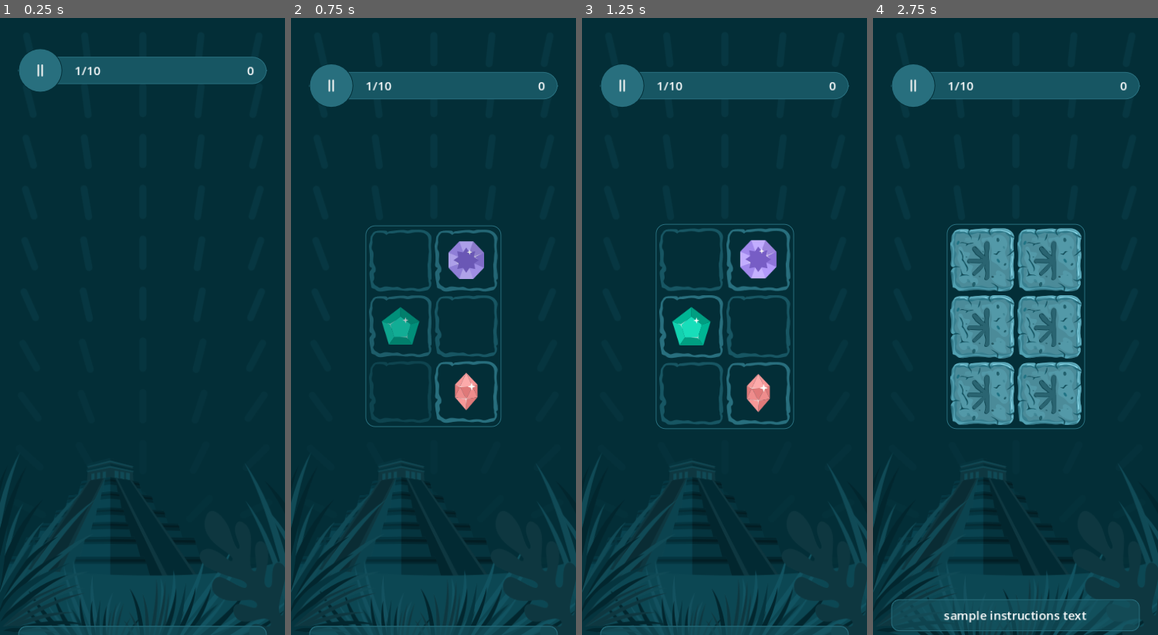
Above: before the commit, frames 1-4 (left to right).
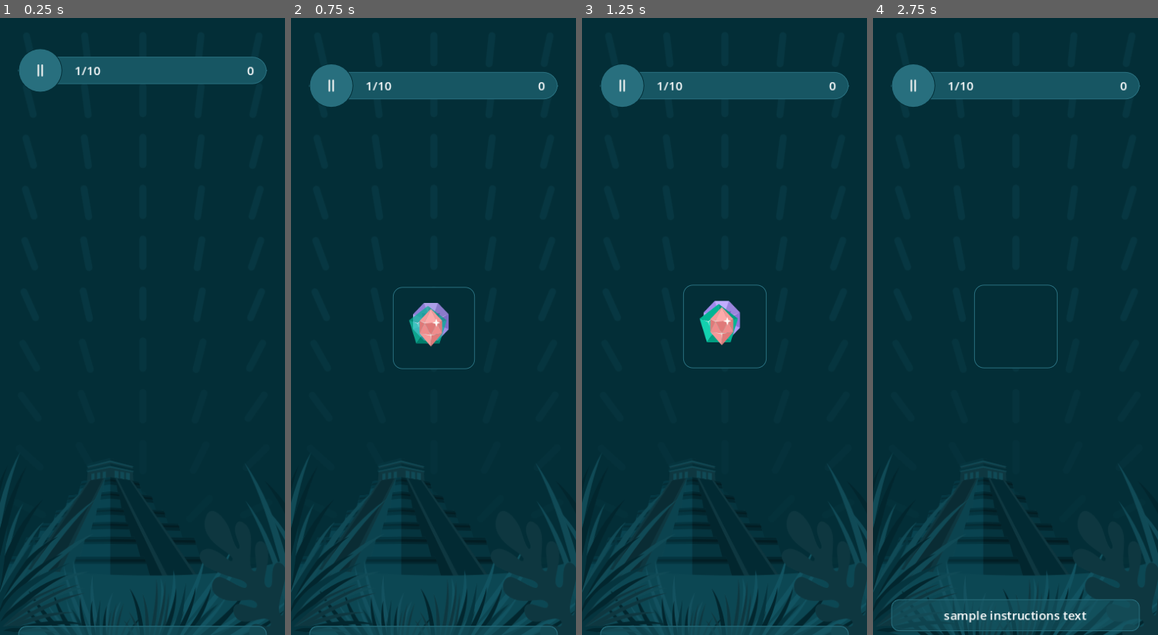
Above: after the commit, the same moments.

Repository: SugarF0x/hidden-gems-gd
Game: Godot game, scene res://hidden_gems_scene.tscn
Same seed, same stepped clock (60 frames per second), same inputs: the game is played once before the commit and once after it.
Inputs (mouse positions are in pixels of both pictures, inside the frame that each line leads up to):
- Up to frame 1 (0.25 s): no input
- Up to frame 2 (0.75 s): click (413, 283) at 0.52 s
- Up to frame 3 (1.25 s): no input
- Up to frame 4 (2.75 s): click (981, 258) at 1.27 s; click (981, 258) at 2.02 s

Frame 1 is identical in both runs. In frame 2, 4.5% of the frame differs, in the area x 26-74%, y 33-67%; in frame 3, 5.1%; in frame 4, 14%, in the area x 25-75%, y 33-67%.

Commit message:
clamp and fix resize

Diff:
--- a/gem.gd
+++ b/gem.gd
@@ -26,12 +26,14 @@
 @onready var animation_player: AnimationPlayer = $AnimationPlayer
 @onready var button: Button = $Button
 
+const max_tile_size: int = 84
+
 #endregion
 #region properties
 
 @export var state: BackgroundState = BackgroundState.HIDDEN : set = set_state
 @export var icon: Texture2D = preload(ICONS_PATH + "/1.svg") : set = set_icon
-@export var tile_size: int = 84 : set = set_tile_size
+@export var tile_size: int = max_tile_size : set = set_tile_size
 
 func set_state(value: BackgroundState) -> void:
 	state = value
@@ -43,7 +45,7 @@
 	update_gem_texture()
 
 func set_tile_size(value: int) -> void:
-	tile_size = value
+	tile_size = clampi(value, 0, max_tile_size)
 	update_node_sizes()
 
 #endregion
@@ -77,8 +79,8 @@
 
 func update_node_sizes() -> void:
 	if not is_node_ready(): return
-	custom_minimum_size = Vector2(tile_size, tile_size)
-	pivot_offset = custom_minimum_size / 2
+	size = Vector2(tile_size, tile_size)
+	pivot_offset = size / 2
 	gem_texture_rect.size = Vector2(tile_size * .69, tile_size * .68)
 	gem_texture_rect.position = Vector2((tile_size * .31) / 2, (tile_size * .32) / 2)
 
--- a/gem.tscn
+++ b/gem.tscn
@@ -73,11 +73,10 @@
 }
 
 [node name="Gem" type="Control"]
-custom_minimum_size = Vector2(84, 84)
 layout_mode = 3
 anchors_preset = 0
-offset_right = 69.0
-offset_bottom = 68.0
+offset_right = 84.0
+offset_bottom = 84.0
 pivot_offset = Vector2(42, 42)
 script = ExtResource("1_e1ali")
 
